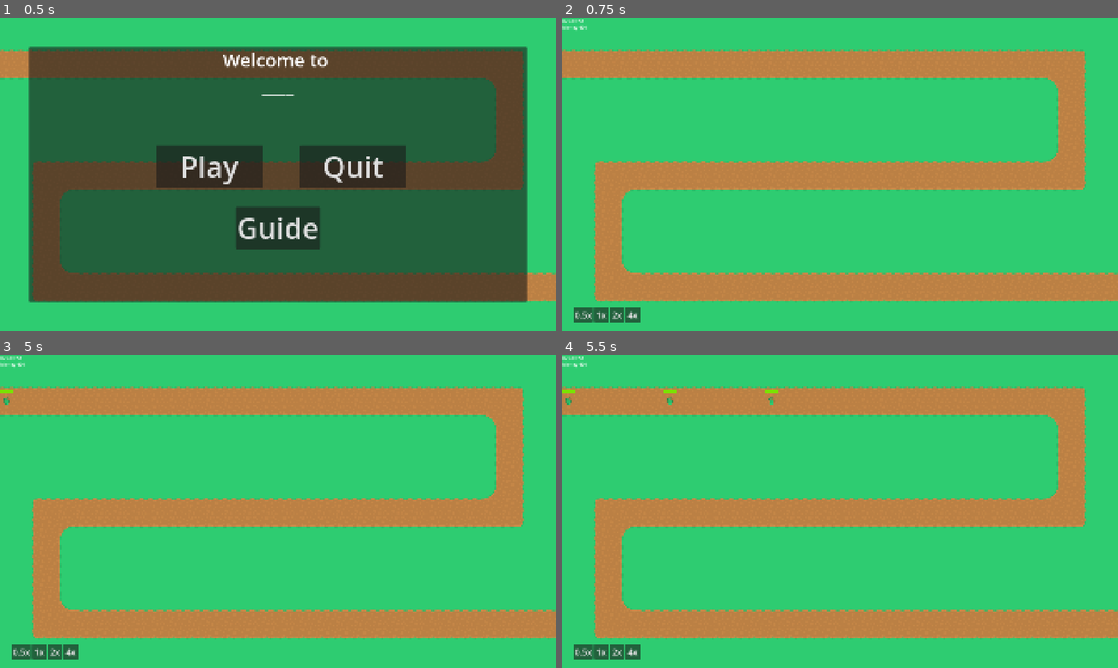
Above: before the commit, frames 1-4 (two rows, left to right).
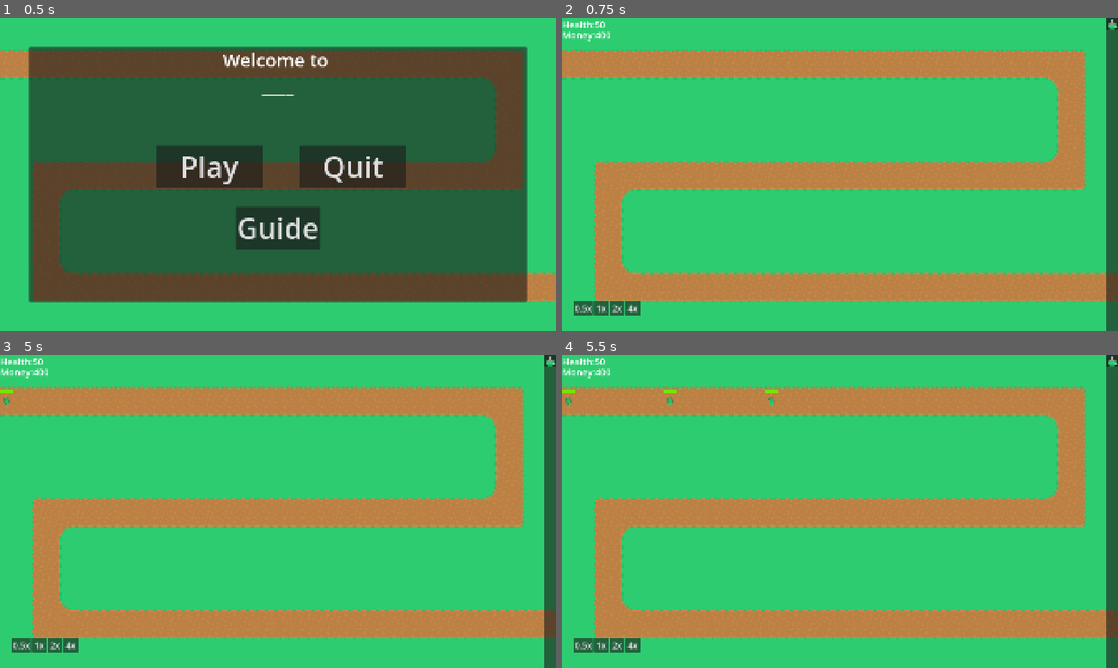
Above: after the commit, the same moments.

Repository: someone715253/TDS
Game: Godot game, scene res://Main/main_menu.tscn
Same seed, same stepped clock (60 frames per second), same inputs: the game is played once before the commit and once after it.
Inputs (mouse positions are in pixels of both pictures, inside the frame that each line leads up to):
- Up to frame 1 (0.5 s): no input
- Up to frame 2 (0.75 s): click "Play" at 0.5 s
- Up to frame 3 (5 s): click "0.5x" at 1.25 s; click "1x" at 2 s; click "2x" at 2.75 s; click "4x" at 3.5 s; tap Enter at 4.25 s; move the mouse to (400, 495) at 4.27 s; hold Right from 4.28 s (still down); tap Alt at 4.35 s; click (400, 495) at 4.42 s
- Up to frame 4 (5.5 s): tap Space at 5 s; move the mouse to (728, 527) at 5.02 s; release Right at 5.03 s; hold Down from 5.03 s (still down); tap Shift at 5.1 s; click (728, 527) at 5.17 s

Frame 1 is identical in both runs. In frame 2, 3.0% of the frame differs, in the area x 0-100%, y 0-100%; in frame 3, 3.0%; in frame 4, 3.0%.

Commit message:
Added a basic tower that shoots a homing bullet

Diff:
--- a/-tower-defence-sim/Main/Stage1.tscn
+++ b/-tower-defence-sim/Main/Stage1.tscn
@@ -10,5 +10,5 @@
 curve = SubResource("Curve2D_kdspi")
 
 [node name="PathFollow2D" type="PathFollow2D" parent="." unique_id=1323793221]
-position = Vector2(1919.9998, 928)
-progress = 5888.003
+position = Vector2(0, 160)
+loop = false
--- a/-tower-defence-sim/Main/pause_menu.tscn
+++ b/-tower-defence-sim/Main/pause_menu.tscn
@@ -15,6 +15,7 @@
 layout_mode = 0
 offset_right = 1920.0
 offset_bottom = 1080.0
+mouse_filter = 2
 color = Color(0.13725491, 0.13725491, 0.13725491, 0.39215687)
 
 [node name="MarginContainer" type="MarginContainer" parent="PauseMenu" unique_id=226597074]
--- a/-tower-defence-sim/Main/ui.tscn
+++ b/-tower-defence-sim/Main/ui.tscn
@@ -1,32 +1,48 @@
 [gd_scene format=3 uid="uid://dx4vbmjo7ah3p"]
 
 [ext_resource type="Script" uid="uid://b612onxtl7l2f" path="res://Main/ui.gd" id="1_x2nir"]
+[ext_resource type="PackedScene" uid="uid://blrmrdt5hy53i" path="res://Towers/towerA/tower_a_panel.tscn" id="2_4x2x8"]
 [ext_resource type="Script" uid="uid://dhh05y3vnvxw2" path="res://Main/health.gd" id="2_r3moj"]
 [ext_resource type="Script" uid="uid://byx1odxjt0igt" path="res://Main/money.gd" id="3_qgkm5"]
 
 [node name="UI" type="CanvasLayer" unique_id=737455728]
 script = ExtResource("1_x2nir")
 
+[node name="Panel" type="Panel" parent="." unique_id=1680713420]
+offset_left = 1880.0
+offset_right = 1920.0
+offset_bottom = 1080.0
+
+[node name="FlowContainer" type="FlowContainer" parent="Panel" unique_id=624577853]
+layout_mode = 0
+offset_right = 40.0
+offset_bottom = 1080.0
+
+[node name="TowerAPanel" parent="Panel/FlowContainer" unique_id=222023233 instance=ExtResource("2_4x2x8")]
+layout_mode = 2
+
 [node name="Health" type="Label" parent="." unique_id=1092862018]
 offset_left = 1.0
 offset_right = 57.0
 offset_bottom = 23.0
+theme_override_font_sizes/font_size = 32
 text = "Health:"
 script = ExtResource("2_r3moj")
 
 [node name="Money" type="Label" parent="." unique_id=1691416540]
 offset_left = 1.0
-offset_top = 20.0
-offset_right = 58.0
-offset_bottom = 43.0
+offset_top = 36.0
+offset_right = 115.0
+offset_bottom = 81.0
+theme_override_font_sizes/font_size = 32
 text = "Money:"
 script = ExtResource("3_qgkm5")
 
 [node name="HBoxContainer" type="HBoxContainer" parent="." unique_id=1830324518]
 offset_left = 40.0
-offset_top = 1000.0
-offset_right = 176.0
-offset_bottom = 1040.0
+offset_top = 977.0
+offset_right = 269.0
+offset_bottom = 1027.0
 
 [node name="0_5x" type="Button" parent="HBoxContainer" unique_id=1602976165]
 custom_minimum_size = Vector2(50, 0)
--- /dev/null
+++ b/-tower-defence-sim/Towers/Bullets/BulletA/bullet.gd
@@ -0,0 +1,34 @@
+extends CharacterBody2D
+
+
+var target
+var Speed = 2000
+var pathName = ""
+var bulletDamage
+var staminaReduction
+# Called when the node enters the scene tree for the first time.
+func _ready() -> void:
+	pass # Replace with function body.
+
+
+# Called every frame. 'delta' is the elapsed time since the previous frame.
+func _physics_process(delta):
+	var pathSpawnerNode = get_node("/root/Main/Pathspawner")
+	var found = false
+	for i in pathSpawnerNode.get_child_count():
+		var stage = pathSpawnerNode.get_child(i)
+		if pathSpawnerNode.get_child(i).name == pathName:
+			target = pathSpawnerNode.get_child(i).get_child(0).get_child(0).global_position
+			found = true
+			break
+	if not found and target == null:
+		queue_free()
+		return
+	velocity = global_position.direction_to(target) * Speed
+	look_at(target)
+	move_and_slide()
+
+func _on_area_2d_body_entered(body: Node2D) -> void:
+	if body.is_in_group("Enemies"):
+		body.Health -= bulletDamage
+		queue_free()
--- /dev/null
+++ b/-tower-defence-sim/Towers/Bullets/BulletA/bullet.tscn
@@ -0,0 +1,32 @@
+[gd_scene format=3 uid="uid://srocskhn5l2c"]
+
+[ext_resource type="Script" uid="uid://bmhb3lkqhg5u0" path="res://Towers/Bullets/BulletA/bullet.gd" id="1_biqqm"]
+[ext_resource type="Texture2D" uid="uid://bk5bg7ygofran" path="res://Assets/kenney_tower-defense-top-down/PNG/Default size/towerDefense_tile297.png" id="2_bi8ty"]
+
+[sub_resource type="CapsuleShape2D" id="CapsuleShape2D_dttvr"]
+radius = 8.0
+height = 36.0
+
+[sub_resource type="CapsuleShape2D" id="CapsuleShape2D_dejrl"]
+radius = 11.0
+height = 42.0
+
+[node name="Bullet" type="CharacterBody2D" unique_id=260392500]
+script = ExtResource("1_biqqm")
+
+[node name="BulletSprite" type="Sprite2D" parent="." unique_id=1040024976]
+texture_filter = 1
+rotation = 4.712389
+texture = ExtResource("2_bi8ty")
+
+[node name="CollisionShape2D" type="CollisionShape2D" parent="." unique_id=188716980]
+rotation = 1.5707964
+shape = SubResource("CapsuleShape2D_dttvr")
+
+[node name="Area2D" type="Area2D" parent="." unique_id=452003791]
+
+[node name="CollisionShape2D" type="CollisionShape2D" parent="Area2D" unique_id=1597196349]
+rotation = 1.5707964
+shape = SubResource("CapsuleShape2D_dejrl")
+
+[connection signal="body_entered" from="Area2D" to="." method="_on_area_2d_body_entered"]
--- /dev/null
+++ b/-tower-defence-sim/Towers/towerA/progress_bar.gd
@@ -0,0 +1,6 @@
+extends ProgressBar
+
+# Called every frame. 'delta' is the elapsed time since the previous frame.
+func _process(delta: float) -> void:
+	self.max_value = get_node("Timer").wait_time
+	self.value = get_node("Timer").time_left
--- /dev/null
+++ b/-tower-defence-sim/Towers/towerA/tower_a.tscn
@@ -0,0 +1,330 @@
+[gd_scene format=3 uid="uid://bmyh7bhcbt7ux"]
+
+[ext_resource type="Texture2D" uid="uid://dyld0y2hito6l" path="res://Assets/kenney_tower-defense-top-down/PNG/Default size/towerDefense_tile249.png" id="1_qh43o"]
+[ext_resource type="Texture2D" uid="uid://dix0wrmpbxmkm" path="res://Assets/kenney_tower-defense-top-down/PNG/Default size/towerDefense_tile296.png" id="2_6umi7"]
+[ext_resource type="Script" uid="uid://ns6yd8gebyqi" path="res://Towers/towerA/progress_bar.gd" id="3_s1glw"]
+
+[sub_resource type="GDScript" id="GDScript_piego"]
+script/source = "extends StaticBody2D
+
+var Bullet = preload(\"res://Towers/Bullets/BulletA/bullet.tscn\")
+var bulletDamage = 5
+var pathName
+var currentTargets = []
+var current
+var reload = 0
+var range = 600
+var tier = 0
+var spent = 10
+var is_preview = false
+var stats = [
+	{\"bulletDamage\":5, \"range\": 600, \"reload\": 0.0, \"upgrade_cost\": 0},
+	{\"bulletDamage\":5, \"range\": 300, \"reload\": 0.0, \"upgrade_cost\": 0},
+	{\"bulletDamage\":5, \"range\": 300, \"reload\": 0.0, \"upgrade_cost\": 0},
+	{\"bulletDamage\":5, \"range\": 300, \"reload\": 0.0, \"upgrade_cost\": 0},
+	{\"bulletDamage\":5, \"range\": 300, \"reload\": 0.0, \"upgrade_cost\": 0},
+]
+
+@onready var timer = get_node(\"Upgrade/ProgressBar/Timer\")
+var startShooting = false
+
+func _ready() -> void:
+	get_node(\"Upgrade/Upgrade\").hide()
+	update_powers()
+
+func _process(delta):
+	if is_preview:
+		return
+	if not is_valid_target(current):
+		currentTargets = get_node(\"Tower\").get_overlapping_bodies()
+		pick_target()
+	get_node(\"Upgrade/ProgressBar\").global_position = self.position + Vector2 (-64,-96)
+	if is_instance_valid(current):
+		self.look_at(current.global_position)
+		if timer.is_stopped():
+			Shoot()
+			timer.start()
+	else:
+		timer.stop()
+		for i in get_node(\"BulletContainer\").get_child_count():
+			get_node(\"BulletContainer\").get_child(i).queue_free()
+	update_powers()
+
+func is_valid_target(target) -> bool:
+	if not is_instance_valid(target):
+		return false
+	if target.get_child_count() == 0:
+		return false
+	return is_instance_valid(target.get_child(0))
+
+func upgrade_tower():
+	if tier >= stats.size() -1:
+		return
+	var next = stats[tier + 1]
+	if Game.money >= next.upgrade_cost:
+		Game.money -= next.upgrade_cost
+		spent += next.upgrade_cost
+		tier += 1
+		bulletDamage = next.bulletDamage
+		range = next.range
+		reload = next.reload
+		timer.wait_time = 3 - reload
+		update_powers()
+
+func update_powers():
+	if tier < stats.size() - 1:
+		var next = stats[tier + 1]
+		get_node(\"Upgrade/Upgrade/FireRate\").text = \"Fire Rate: %s → %s\" % [3- reload, 3 - next.reload]
+		get_node(\"Upgrade/Upgrade/Range\").text = \"Range: %s → %s\" % [range, next.range]
+		get_node(\"Upgrade/Upgrade/Damage\").text = \"Damage: %s → %s\" % [bulletDamage, next.bulletDamage]
+		get_node(\"Upgrade/Upgrade/Upgradebutton/Label\").text = \"Tier %d → %d ($%d)\" % [tier, tier+1, next.upgrade_cost]
+	else:
+		get_node(\"Upgrade/Upgrade/FireRate\").text = \"Fire Rate: %s\" % (3 - reload)
+		get_node(\"Upgrade/Upgrade/Range\").text = \"Range: %s\" % range
+		get_node(\"Upgrade/Upgrade/Damage\").text = \"Damage: %s\" % bulletDamage
+		get_node(\"Upgrade/Upgrade/Upgradebutton/Label\").text = \"MAX\"
+
+	get_node(\"Tower/CollisionShape2D\").shape.radius = range
+
+func sell():
+	var refund = int(spent * 0.7)
+	Game.money += refund
+	queue_free()
+
+func Shoot():
+	var tempBullet = Bullet.instantiate()
+	tempBullet.pathName = pathName
+	tempBullet.bulletDamage = bulletDamage
+	get_node(\"BulletContainer\").add_child(tempBullet)
+	tempBullet.global_position = $Aim.global_position
+
+func pick_target():
+	var tempArray = []
+	for i in currentTargets:
+		if i.is_in_group(\"Enemies\"):
+			tempArray.append(i)
+	var currentTarget = null
+	for i in tempArray:
+		if currentTarget == null:
+			currentTarget = i.get_node(\"../\")
+		else:
+			if i.get_parent().get_progress() > currentTarget.get_progress():
+				currentTarget = i.get_node(\"../\")
+	current = currentTarget
+	if current:
+		pathName = currentTarget.get_parent().name
+	else:
+		pathName = null
+
+
+
+func _on_tower_body_entered(body: Node2D) -> void:
+	if body.is_in_group(\"Enemies\"):
+		currentTargets = get_node(\"Tower\").get_overlapping_bodies()
+		pick_target()
+
+
+func _on_tower_body_exited(body: Node2D) -> void:
+	currentTargets = get_node(\"Tower\").get_overlapping_bodies()
+	if body.get_parent() == current:
+		pick_target()
+
+
+
+func _on_input_event(viewport: Node, event: InputEvent, shape_idx: int) -> void:
+	print(\"clicked\")
+	if event is InputEventMouseButton and event.button_mask == 1:
+		var towerPath = get_tree().get_root().get_node(\"/root/Main/Towers\")
+		for i in towerPath.get_child_count():
+			if towerPath.get_child(i).name != self.name:
+				var otherTower = towerPath.get_child(i)
+				var upgradePanel = towerPath.get_child(i).get_node_or_null(\"Upgrade/Upgrade\")
+				if upgradePanel:
+					upgradePanel.hide()
+				var RangeA = otherTower.get_node_or_null(\"Tower/CollisionShape2D\")
+				if RangeA:
+					RangeA.hide()
+		get_node(\"Upgrade/Upgrade\").visible = !get_node(\"Upgrade/Upgrade\").visible
+		get_node(\"Upgrade/Upgrade\").global_position = global_position + Vector2(-143, 40.5)
+
+		if get_node(\"Upgrade/Upgrade\").visible:
+			get_node(\"Tower/CollisionShape2D\").show()
+		else:
+			get_node(\"Tower/CollisionShape2D\").hide()
+
+
+func _on_timer_timeout() -> void:
+	Shoot()
+
+func _on_range_mouse_entered() -> void:
+	get_node(\"Tower/CollisionShape2D\").show()
+
+func _on_range_mouse_exited() -> void:
+	get_node(\"Tower/CollisionShape2D\").hide()
+
+func _on_upgrade_button_pressed() -> void:
+	upgrade_tower()
+
+func _on_sell_pressed() -> void:
+	sell()
+
+"
+
+[sub_resource type="RectangleShape2D" id="RectangleShape2D_inbnb"]
+size = Vector2(36, 40)
+
+[sub_resource type="CircleShape2D" id="CircleShape2D_ljbtc"]
+radius = 200.0
+
+[sub_resource type="RectangleShape2D" id="RectangleShape2D_5tw0p"]
+size = Vector2(44, 48)
+
+[sub_resource type="StyleBoxFlat" id="StyleBoxFlat_cqb5v"]
+bg_color = Color(0.64705884, 0, 0, 1)
+border_blend = true
+corner_radius_top_left = 400
+corner_radius_top_right = 400
+corner_radius_bottom_right = 400
+corner_radius_bottom_left = 400
+
+[sub_resource type="StyleBoxFlat" id="StyleBoxFlat_iugsg"]
+bg_color = Color(0, 0, 0, 0.8)
+border_width_left = 5
+border_width_top = 5
+border_width_right = 5
+border_width_bottom = 5
+border_color = Color(0.1254902, 0.8, 0.8, 1)
+border_blend = true
+corner_radius_top_left = 15
+corner_radius_top_right = 15
+corner_radius_bottom_right = 15
+corner_radius_bottom_left = 15
+
+[sub_resource type="StyleBoxFlat" id="StyleBoxFlat_s1glw"]
+bg_color = Color(0.8281493, 0, 0.048362605, 1)
+
+[sub_resource type="StyleBoxFlat" id="StyleBoxFlat_6umi7"]
+bg_color = Color(0.052290678, 0.5622699, 0, 1)
+
+[node name="TowerA" type="StaticBody2D" unique_id=1117602624]
+input_pickable = true
+script = SubResource("GDScript_piego")
+
+[node name="BulletContainer" type="Node" parent="." unique_id=1525041272]
+
+[node name="CollisionShape2D" type="CollisionShape2D" parent="." unique_id=689798987]
+position = Vector2(-10, 0)
+shape = SubResource("RectangleShape2D_inbnb")
+
+[node name="Aim" type="Marker2D" parent="." unique_id=102351418]
+position = Vector2(32, 0)
+
+[node name="Tower" type="Area2D" parent="." unique_id=1210049784]
+
+[node name="CollisionShape2D" type="CollisionShape2D" parent="Tower" unique_id=1943573720]
+shape = SubResource("CircleShape2D_ljbtc")
+
+[node name="TowerDetector" type="Area2D" parent="." unique_id=1045903374]
+
+[node name="CollisionShape2D" type="CollisionShape2D" parent="TowerDetector" unique_id=614862410]
+position = Vector2(-10, 0)
+shape = SubResource("RectangleShape2D_5tw0p")
+
+[node name="TowerSprite" type="Sprite2D" parent="." unique_id=519315051]
+texture_filter = 1
+rotation = 1.5707964
+texture = ExtResource("1_qh43o")
+
+[node name="Area" type="Panel" parent="." unique_id=2090466629]
+modulate = Color(0, 0, 0.3137255, 0.15686275)
+offset_left = -200.0
+offset_top = -200.0
+offset_right = 200.0
+offset_bottom = 200.0
+mouse_filter = 2
+theme_override_styles/panel = SubResource("StyleBoxFlat_cqb5v")
+
+[node name="Upgrade" type="Node" parent="." unique_id=1262966132]
+
+[node name="Upgrade" type="Panel" parent="Upgrade" unique_id=1148350545]
+modulate = Color(1, 1, 1, 0.8666667)
+offset_left = -144.0
+offset_top = 40.0
+offset_right = 144.0
+offset_bottom = 136.0
+theme_override_styles/panel = SubResource("StyleBoxFlat_iugsg")
+
+[node name="Sell" type="Button" parent="Upgrade/Upgrade" unique_id=2145143336]
+layout_mode = 0
+offset_left = 222.0
+offset_top = 70.5
+offset_right = 282.0
+offset_bottom = 90.5
+theme_override_font_sizes/font_size = 8
+text = "SELL"
+
+[node name="Upgradebutton" type="Button" parent="Upgrade/Upgrade" unique_id=1479057939]
+layout_mode = 0
+offset_left = 102.0
+offset_top = 7.5
+offset_right = 182.0
+offset_bottom = 85.5
+
+[node name="Sprite2D" type="Sprite2D" parent="Upgrade/Upgrade/Upgradebutton" unique_id=872131584]
+position = Vector2(41, 39.5)
+texture = ExtResource("2_6umi7")
+
+[node name="Label" type="Label" parent="Upgrade/Upgrade/Upgradebutton" unique_id=1525202330]
+layout_mode = 0
+offset_top = 4.0
+offset_right = 80.0
+offset_bottom = 16.0
+theme_override_font_sizes/font_size = 8
+
+[node name="FireRate" type="Label" parent="Upgrade/Upgrade" unique_id=1543962317]
+layout_mode = 0
+offset_left = 6.0
+offset_top = 51.5
+offset_right = 42.0
+offset_bottom = 63.5
+theme_override_font_sizes/font_size = 8
+text = "a"
+
+[node name="Range" type="Label" parent="Upgrade/Upgrade" unique_id=1958624361]
+layout_mode = 0
+offset_left = 6.0
+offset_top = 27.5
+offset_right = 46.0
+offset_bottom = 39.5
+theme_override_font_sizes/font_size = 8
+text = "a"
+
+[node name="Damage" type="Label" parent="Upgrade/Upgrade" unique_id=1963639271]
+layout_mode = 0
+offset_left = 6.0
+offset_top = 39.5
+offset_right = 46.0
+offset_bottom = 51.5
+theme_override_font_sizes/font_size = 8
+text = "a"
+
+[node name="ProgressBar" type="ProgressBar" parent="Upgrade" unique_id=364753989]
+offset_left = -60.0
+offset_top = -56.0
+offset_right = 48.0
+offset_bottom = -29.0
+mouse_filter = 2
+theme_override_styles/background = SubResource("StyleBoxFlat_s1glw")
+theme_override_styles/fill = SubResource("StyleBoxFlat_6umi7")
+show_percentage = false
+script = ExtResource("3_s1glw")
+
+[node name="Timer" type="Timer" parent="Upgrade/ProgressBar" unique_id=1134490833]
+wait_time = 3.0
+
+[connection signal="input_event" from="." to="." method="_on_input_event"]
+[connection signal="body_entered" from="Tower" to="." method="_on_tower_body_entered"]
+[connection signal="body_exited" from="Tower" to="." method="_on_tower_body_exited"]
+[connection signal="pressed" from="Upgrade/Upgrade/Sell" to="." method="_on_sell_pressed"]
+[connection signal="pressed" from="Upgrade/Upgrade/Upgradebutton" to="." method="_on_upgrade_button_pressed"]
+[connection signal="timeout" from="Upgrade/ProgressBar/Timer" to="." method="_on_timer_timeout"]
--- /dev/null
+++ b/-tower-defence-sim/Towers/towerA/tower_a_panel.gd
@@ -0,0 +1,57 @@
+extends Panel
+@onready var tower = preload("res://Towers/towerA/tower_a.tscn")
+var currentTile
+
+func _get_valid_targets(preview_tower: Node) -> Array:
+	var raw = preview_tower.get_node("TowerDetector").get_overlapping_bodies()
+	var done = []
+	for a in raw:
+		if a != preview_tower and not preview_tower.is_ancestor_of(a):
+			done.append(a)
+	return done
+
+
+
+
+func _on_gui_input(event):
+	if Game.money >= 10:
+		var tempTower = tower.instantiate()
+		if event is InputEventMouseButton and event.button_mask == 1:
+			add_child(tempTower)
+			tempTower.is_preview = true
+			tempTower.scale = Vector2(1,1)
+		elif event is InputEventMouseMotion and event.button_mask == 1:
+			if get_child_count() > 1:
+				get_child(1).global_position = event.global_position
+				var mapPath = get_tree().get_root().get_node("/root/Main/Map")
+				var tile = mapPath.local_to_map(get_global_mouse_position())
+				currentTile = mapPath.get_cell_atlas_coords(tile)
+				var targets = _get_valid_targets(get_child(1))
+				if (currentTile == Vector2i(4,5)):
+					if (targets.size() > 0):
+						get_child(1).get_node("Area").modulate = Color(255, 255, 255, 0.251)
+					else:
+						get_child(1).get_node("Area").modulate = Color(0, 255, 0, 0.251)
+				else:
+					get_child(1).get_node("Area").modulate = Color(255, 255, 255, 0.251)
+		elif event is InputEventMouseButton and event.button_mask == 0:
+			if event.global_position.x >= 1880:
+				if get_child_count() > 1:
+					get_child(1).queue_free()
+			else:
+				var canPlace = false
+				if get_child_count() > 1 and currentTile == Vector2i(4,5):
+					var targets = _get_valid_targets(get_child(1))
+					canPlace = targets.size() < 1
+				if get_child_count() > 1:
+					get_child(1).queue_free()
+				if canPlace:
+					var path = get_tree().get_root().get_node("/root/Main/Towers")
+					path.add_child(tempTower)
+					tempTower.is_preview = false
+					tempTower.global_position = event.global_position
+					tempTower.get_node("Area").hide
+					Game.money -= 10
+		else :
+			if get_child_count() > 1:
+				get_child(1).queue_free
--- /dev/null
+++ b/-tower-defence-sim/Towers/towerA/tower_a_panel.tscn
@@ -0,0 +1,25 @@
+[gd_scene format=3 uid="uid://blrmrdt5hy53i"]
+
+[ext_resource type="Script" uid="uid://dhp6aigggcjbw" path="res://Towers/towerA/tower_a_panel.gd" id="1_vv7v5"]
+[ext_resource type="Texture2D" uid="uid://dyld0y2hito6l" path="res://Assets/kenney_tower-defense-top-down/PNG/Default size/towerDefense_tile249.png" id="2_qmpdp"]
+
+[node name="TowerAPanel" type="Panel" unique_id=222023233]
+custom_minimum_size = Vector2(40, 40)
+offset_right = 40.0
+offset_bottom = 40.0
+script = ExtResource("1_vv7v5")
+
+[node name="Sprite2D" type="Sprite2D" parent="." unique_id=341832222]
+texture_filter = 1
+position = Vector2(20, 20)
+scale = Vector2(0.625, 0.625)
+texture = ExtResource("2_qmpdp")
+
+[node name="Label" type="Label" parent="Sprite2D" unique_id=1750371891]
+offset_left = 12.799998
+offset_top = 7.999998
+offset_right = 31.8
+offset_bottom = 30.999998
+text = "10"
+
+[connection signal="gui_input" from="." to="." method="_on_gui_input"]
--- a/-tower-defence-sim/project.godot
+++ b/-tower-defence-sim/project.godot
@@ -23,6 +23,8 @@
 
 window/size/viewport_width=1920
 window/size/viewport_height=1080
+window/size/initial_position_type=0
+window/size/initial_position=Vector2i(100, 0)
 window/stretch/mode="canvas_items"
 window/stretch/aspect="expand"
 
--- /dev/null
+++ b/-tower-defence-sim/sprites.tscn
@@ -0,0 +1,7 @@
+[gd_scene format=3 uid="uid://d2t75i7s7n2cx"]
+
+[ext_resource type="Texture2D" uid="uid://b8x276j41iprn" path="res://Assets/kenney_tower-defense-top-down/Tilesheet/towerDefense_tilesheet.png" id="1_i5r8b"]
+
+[node name="Sprites" type="Sprite2D" unique_id=252365922]
+position = Vector2(680, 262)
+texture = ExtResource("1_i5r8b")
Not shown, added: -tower-defence-sim/Towers/Bullets/BulletA/bullet.gd.uid
Not shown, added: -tower-defence-sim/Towers/towerA/progress_bar.gd.uid
Not shown, added: -tower-defence-sim/Towers/towerA/tower_a_panel.gd.uid
